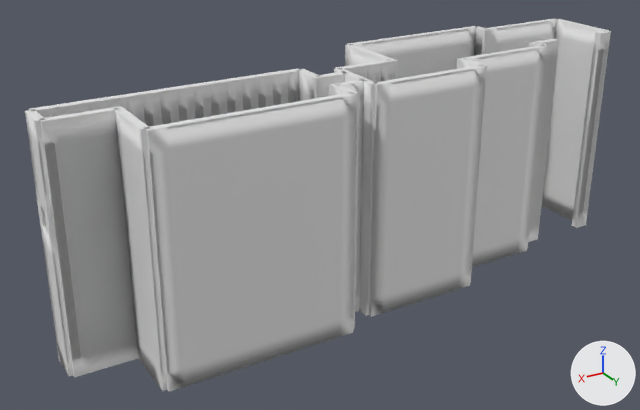
One commit to the FBX model Assets/Models/TermProject_P1_wall.fbx: the scene before it, then after it.
The view is the same before and after, from a 50 mm lens placed at (200.2, 172.2, 79.0), pointed at (91.8, -8.4, -11.3). The axes (+X, +Y, +Z) are drawn at lower right. The lights are the same throughout. Vertices at the same position are counted once.

The first picture shows 'Wall.560'.
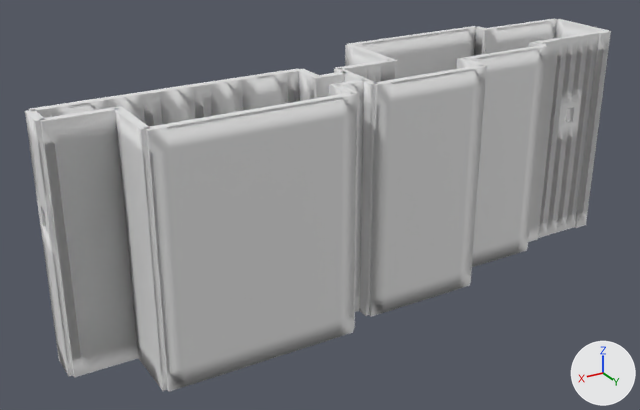
Where the newer file only moved an object's origin or applied its transform, the numbers keep the older frame.

Changed parts and their boxes (x1, y1, x2, y2) in the pictures (640 x 410 px):
part 1 of me_cube_21433, added: after (566, 32, 599, 230)
part 2 of me_cube_21433, added: after (556, 34, 589, 233)
part 3 of me_cube_21433, added: after (546, 35, 579, 236)
part 4 of me_cube_21433, deleted: before (68, 71, 288, 123)
part 5 of me_cube_21433, added: after (538, 37, 568, 238)

What changed in the scene script:
```text
Add mat_material_007:
    mat_material_007 = principled_material('Material.007')
    mat_material_007.base_color = (0.8, 0.8, 0.8)  # white #e7e7e7
Add mat_material_012:
    mat_material_012 = principled_material('Material.012')
    mat_material_012.base_color = (0.8, 0.8, 0.8)  # white #e7e7e7
Change me_cube_21433:
    used by ob_wall_560; location = (1.0, -4.0, 1.0)
    remove me_cube_21433.from_pydata(...)  # 4455 vertices, 6965 faces; spans x -1.0..161.0, y -22.0..20.0, z -36.0..24.0
    add me_cube_21433.from_pydata(...)  # 4558 vertices, 7145 faces; spans x -1.0..161.0, y -22.0..20.0, z -36.0..24.0
    me_cube_21433 part 1: the loose piece of 52 vertices spanning x 0.0..4.0, y 2.0..4.0, z -36.0..24.0 is copied, and the copy is moved by (4.0, 0.0, 0.0), in mat_material_012 (white #e7e7e7); it spans x 4.0..8.0, y 2.0..3.0, z -36.0..24.0
    me_cube_21433 part 2: a new loose piece of 62 vertices spanning x 8.0..12.0, y 2.0..3.0, z -36.0..24.0
    me_cube_21433 part 3: a new loose piece of 62 vertices spanning x 12.0..16.0, y 2.0..3.0, z -36.0..24.0
    me_cube_21433 part 4: 99 vertices removed from x 104.0..152.0, y -4.0..-3.0, z -36.0..24.0
    me_cube_21433 part 5: 52 vertices added at x 16.0..20.0, y 2.0..3.0, z -36.0..24.0
    add me_cube_21433.materials.append(mat_material_012)  # white #e7e7e7
    add me_cube_21433.materials.append(mat_material_007)  # white #e7e7e7
```
